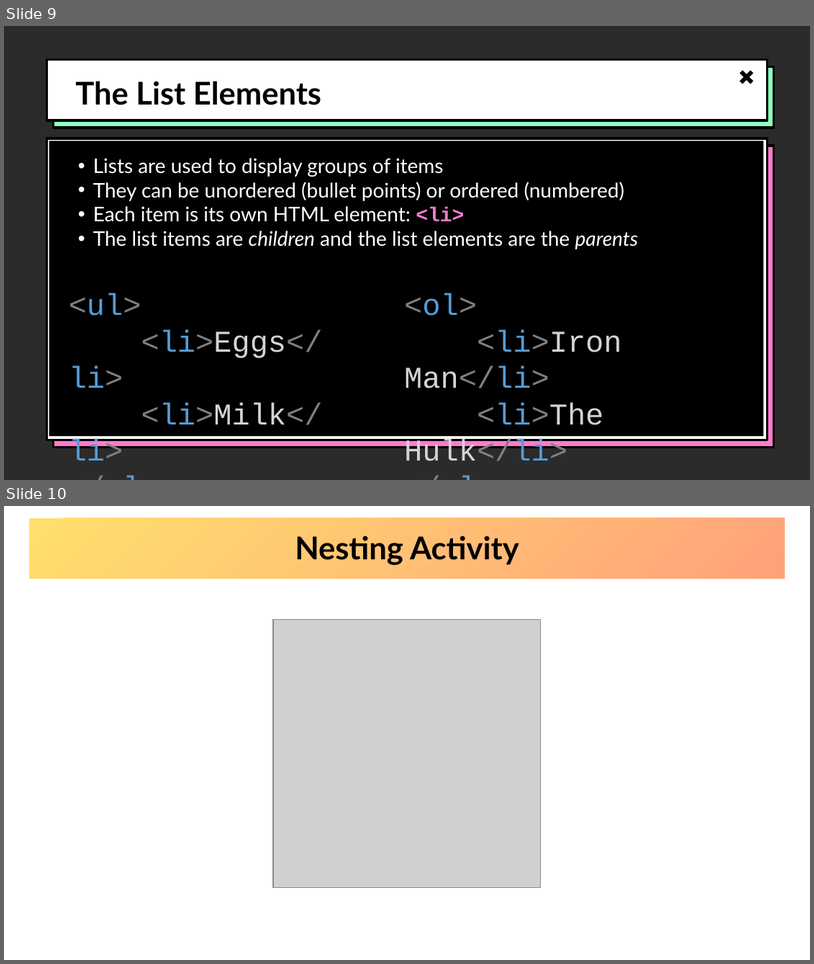
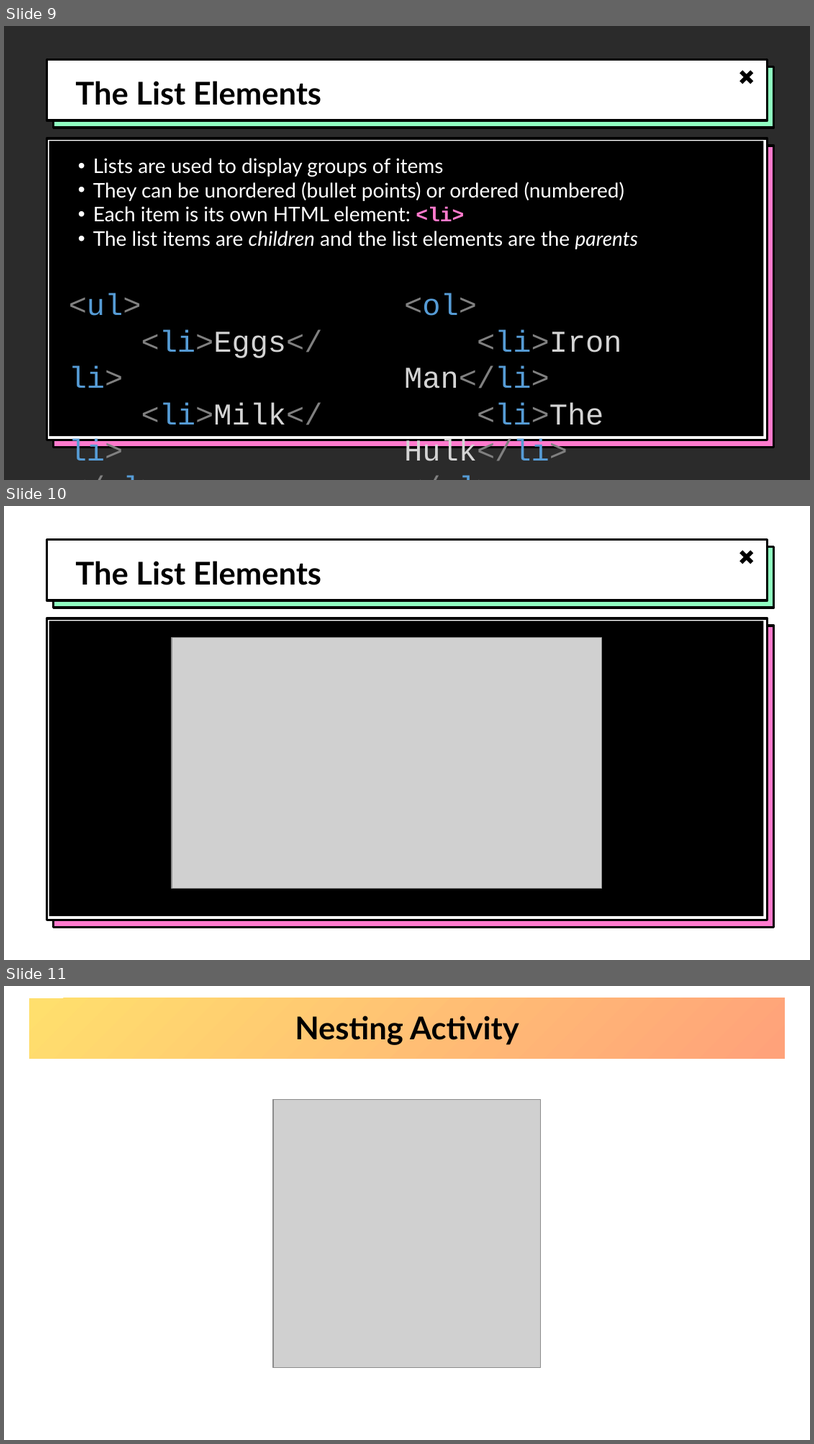
Before and after one commit to hytechclub/web-101, a slide deck: Week03/MoreHtmlElements.pptx. Shown one above the other, each under a label of ours: slides 9 and 10 before the commit, slides 9, 10 and 11 after it. The pictures are 814x964 and 814x1444 pixels, drawn with LibreOffice and Linux fonts; fonts in the diff are those of the drawing; grey boxes stand for pictures; background and template pictures are left out; a plain dark background stands for a picture behind light text. Boxes give left, top, right and bottom in pixels: in the first picture for what was removed or moved away, otherwise in the second. Text is boxed around its words. In the diff, an @@ line names an element or a change of style, - is before the commit and + after.

```diff
--- a/Week03/MoreHtmlElements.pptx
+++ b/Week03/MoreHtmlElements.pptx
@@ slide 10 added at [4, 506, 810, 960], background picture (left out); not listed: 5 template elements that a slide beside it also shows @@
@@ title added at [75, 561, 322, 585], 28 pt, text #000000, bold @@
+The List Elements
@@ rectangle added at [49, 620, 764, 916], fill #000000 @@
@@ picture added at [172, 638, 602, 888] @@
@@ what was slide 10 is now slide 11 @@
```
Also in this commit, not shown: 5 other files.
